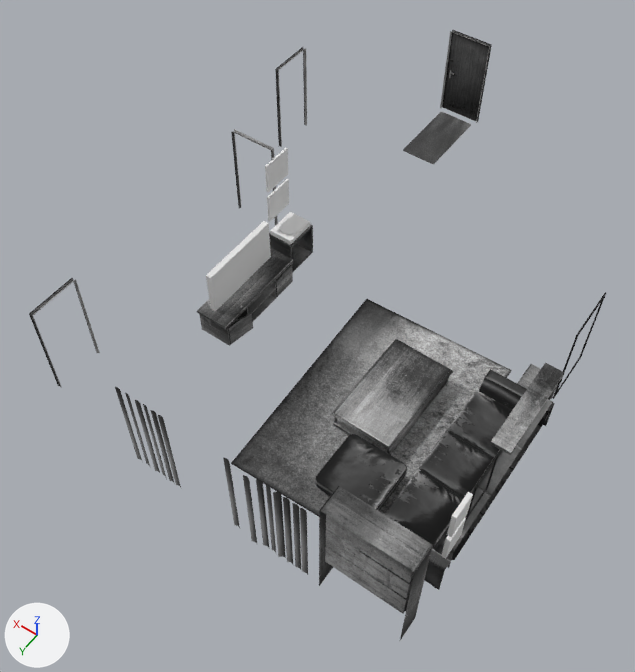
Renders of the FBX model Assets/Models/Structures/Interiors/Apartment/apartment_furniture.fbx from each side of a commit.
One viewpoint serves both versions: a 50 mm camera at (-9.59, 19.02, 16.01) aimed at (-2.43, 9.0, 0.27). Lighting does not change. The marker at lower left points along +X, +Y and +Z. The older version comes first. Where no turn or scale is listed for an object, it has been applied to the vertices.

The older version as bpy lines, for what is in view:
```python
ob_apartment_front_door = bpy.data.objects.new('apartment_front_door', me_mesh_021)
ob_apartment_front_door.location = (-1.49, -0.09, 0.0)
ob_coffee_table = bpy.data.objects.new('coffee_table', me_mesh_010)
ob_coffee_table.location = (-4.7, 9.48, 0.62)
ob_door_frames = bpy.data.objects.new('door_frames', me_mesh_022)
ob_door_frames.parent = ob_furniture
ob_door_frames.location = (237.8, 71.79, -401.4)
ob_door_frames.rotation_euler = (-3.142, 0.0, 0.0)  # degrees (-180, 0, 0)
ob_door_frames.scale = (-1.0, -1.0, -1.0)
ob_entry_mat = bpy.data.objects.new('entry_mat', me_mesh_008)
ob_entry_mat.location = (-0.94, 1.14, 0.0)
ob_frame_1 = bpy.data.objects.new('frame_1', me_mesh_007)
ob_frame_1.location = (-7.63, 7.65, 0.86)
# also in view: 'Box032' at (-0.34, 7.2, 0.48); 'solo_cushion' at (-5.3, 11.53, 0.37); 'rug' at (-4.61, 9.86, 0.02); 'Plane007' at (-0.51, 9.11, 0.49); 'couch' at (-6.94, 10.28, 0.7)
```
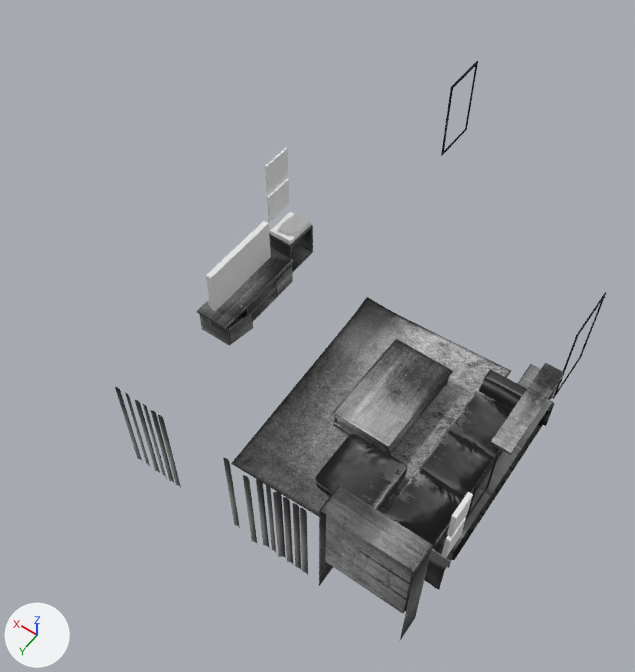
The newer file is also turned or shifted as a whole; pictures and numbers use the older file's frame.

The change, as a list of edits to the scene's bpy script:
```text
Remove ob_door_frames:
    ob_door_frames = bpy.data.objects.new('door_frames', me_mesh_022)
    ob_door_frames.parent = ob_furniture
    ob_door_frames.location = (237.8, 71.79, -401.4)
    ob_door_frames.rotation_euler = (-3.142, 0.0, 0.0)  # degrees (-180, 0, 0)
    ob_door_frames.scale = (-1.0, -1.0, -1.0)
Remove ob_apartment_front_door:
    ob_apartment_front_door = bpy.data.objects.new('apartment_front_door', me_mesh_021)
    ob_apartment_front_door.location = (-1.49, -0.09, 0.0)
Remove ob_entry_mat:
    ob_entry_mat = bpy.data.objects.new('entry_mat', me_mesh_008)
    ob_entry_mat.location = (-0.94, 1.14, 0.0)
Add ob_frame_002:
    ob_frame_002 = bpy.data.objects.new('frame_002', me_mesh_007.copy())  # the mesh of ob_frame_1
    ob_frame_002.location = (-1.89, 2.45, 0.86)
```

Changed parts and their boxes (x1, y1, x2, y2) in the pictures (635 x 672 px):
'apartment_front_door', deleted: before (442, 31, 489, 121)
'door_frames', deleted: before (29, 30, 492, 388)
'entry_mat', deleted: before (403, 112, 471, 164)
'frame_002', added: after (441, 61, 478, 156)
